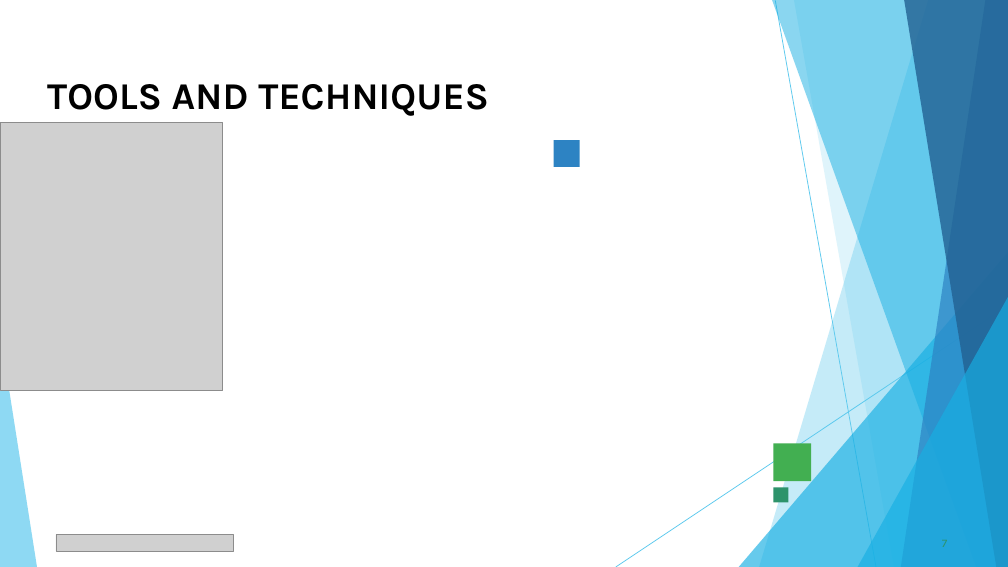
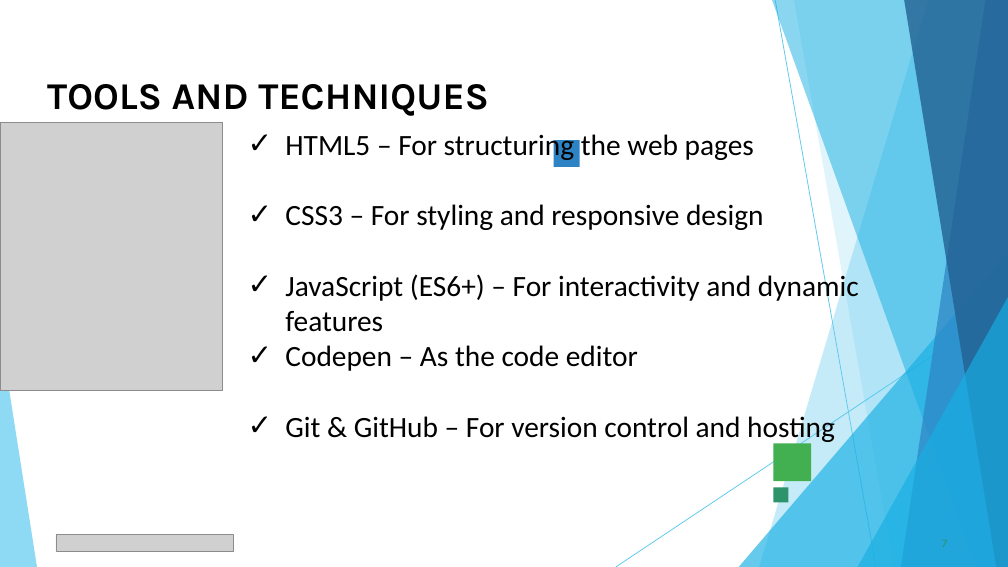
Before and after one commit to arivu8849-ops/Arivu--TNSDC-FWD-DP, a slide deck: slide 7 of PPT FWD TNSDC 2025.pptx. Drawn at 1008x567 pixels with LibreOffice and Linux fonts; fonts in the diff are those of the drawing; grey boxes stand for pictures. Boxes give left, top, right and bottom in pixels: in the first picture for what was removed or moved away, otherwise in the second. Text is boxed around its words. In the diff, an @@ line names an element or a change of style, - is before the commit and + after.

```diff
--- a/PPT FWD TNSDC 2025.pptx
+++ b/PPT FWD TNSDC 2025.pptx
@@ text added at (285, 134, 859, 445), 28 pt, text #000000 @@
+✓ HTML5 – For structuring the web pages
+✓ CSS3 – For styling and responsive design
+✓ JavaScript (ES6+) – For interactivity and dynamic features
+✓ Codepen – As the code editor
+✓ Git & GitHub – For version control and hosting
```
Also in this commit, not shown: 9 other slides changed, 1 slide added, 1 slide removed.
